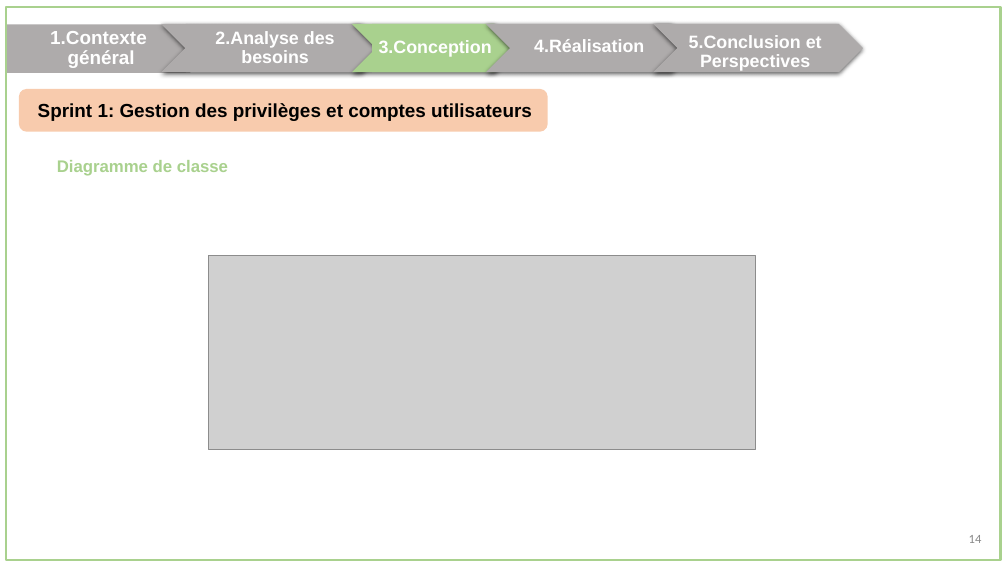
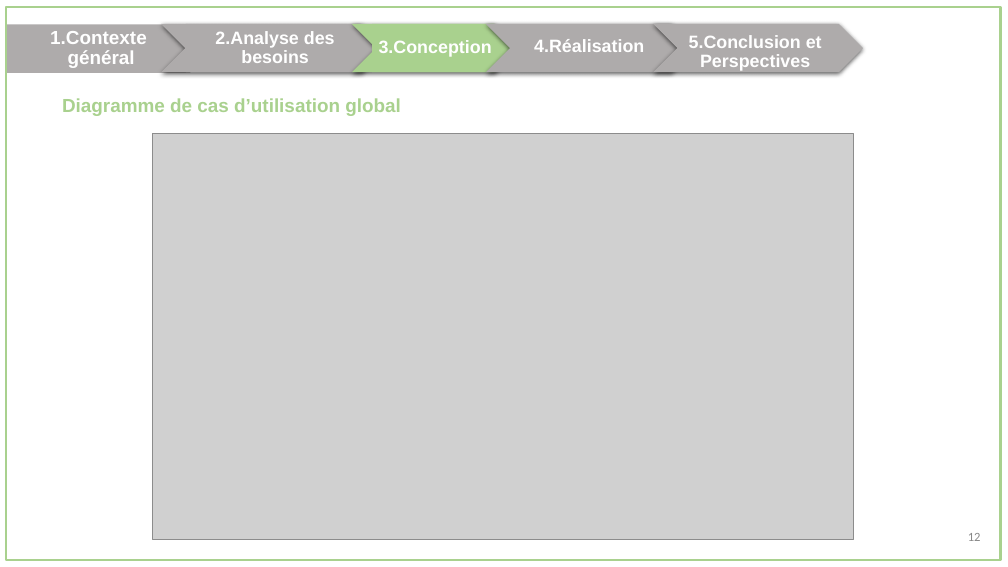
Before and after one commit to oussema1-hub/Rapport-Conception, a slide deck: slide 14 of presentation.pptx (slide 16 before the commit). Drawn at 1008x567 pixels with LibreOffice and Linux fonts; fonts in the diff are those of the drawing; grey boxes stand for pictures. Boxes give left, top, right and bottom in pixels: in the first picture for what was removed or moved away, otherwise in the second. Text is boxed around its words. In the diff, an @@ line names an element or a change of style, - is before the commit and + after.

```diff
--- a/presentation.pptx
+++ b/presentation.pptx
@@ rounded rectangle removed at <box>20,90,547,131</box> @@
-Sprint 1: Gestion des privilèges et comptes utilisateurs
@@ text at <box>62,98,401,116</box>: text changed; size 16 to 18 pt @@
-Diagramme de classe
+Diagramme de cas d’utilisation global
@@ picture added at <box>152,134,853,539</box> @@
@@ picture removed at <box>209,256,755,449</box> @@
@@ text at <box>968,533,981,541</box>: text changed @@
-14
+12
```
Also in this commit, not shown: 29 other slides changed, 2 slides removed, 1 other file.
